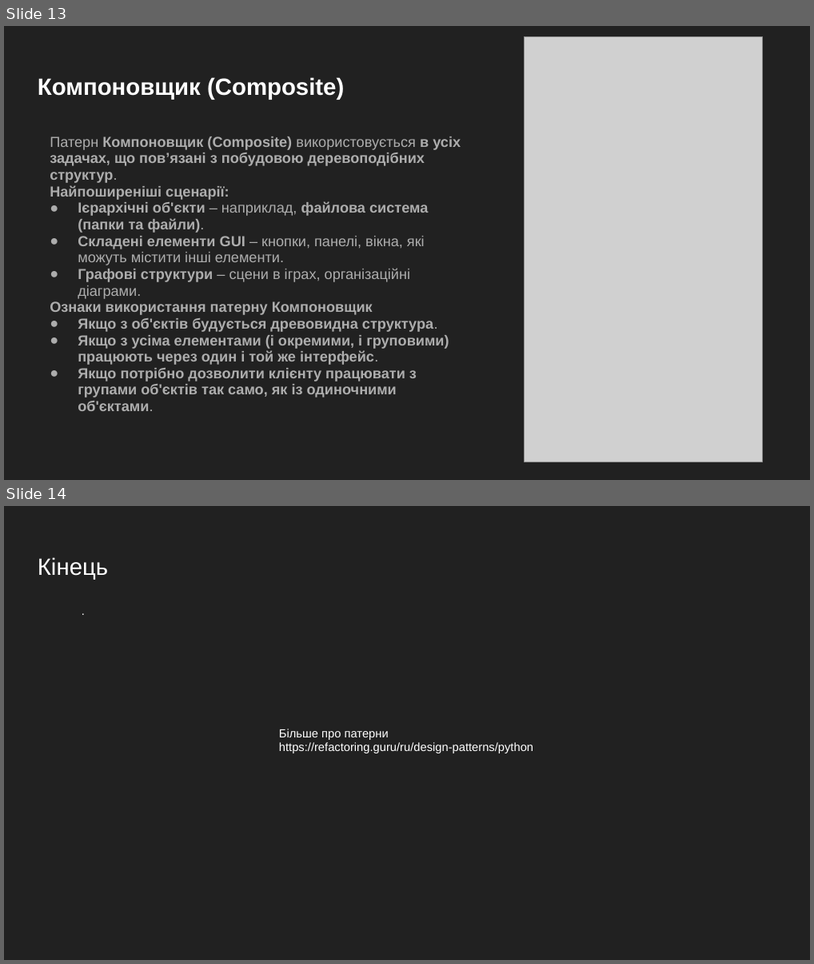
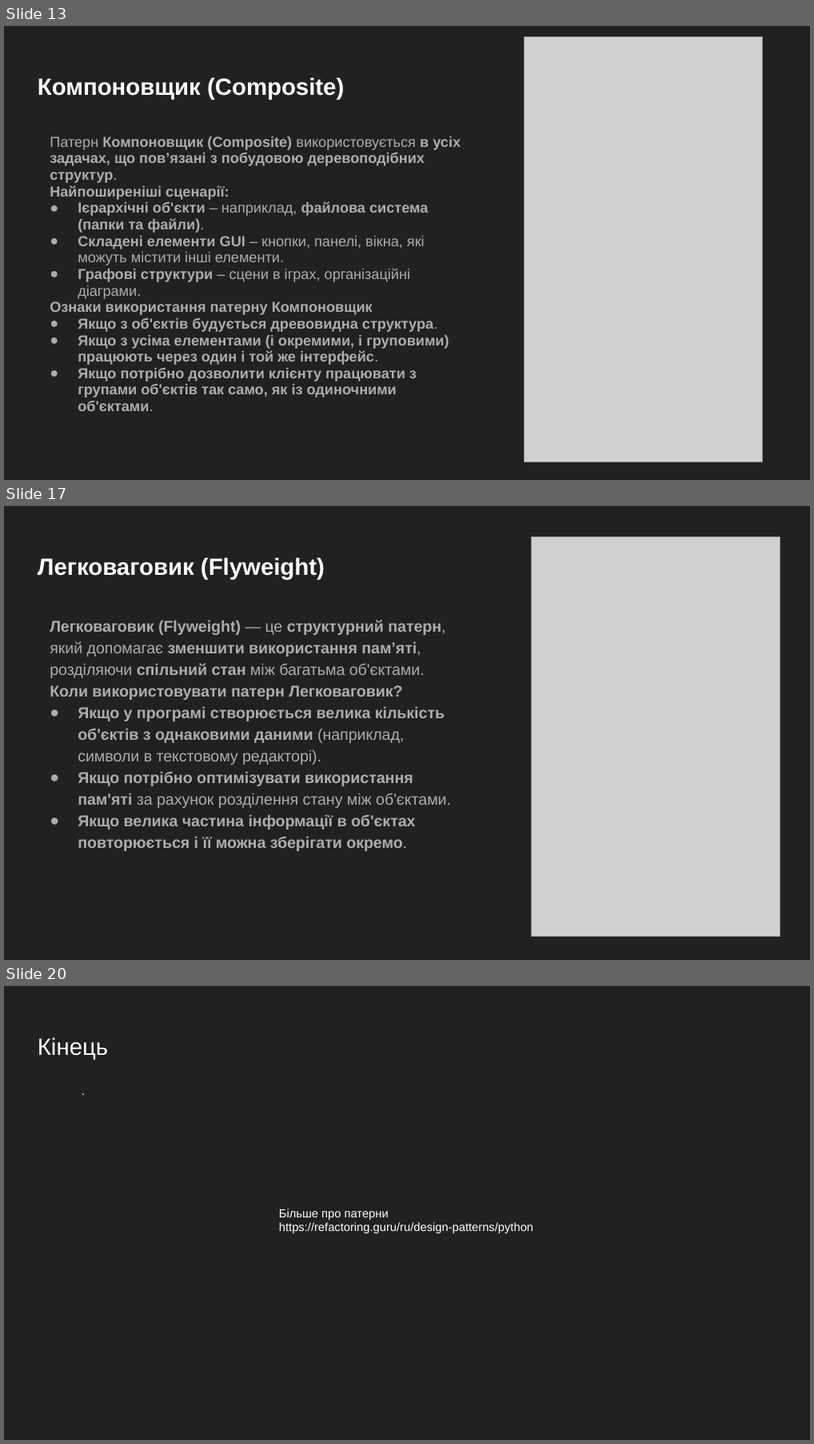
Before and after one commit to GeorgKantsedal/HeorhiiKantsedal.github.io, a slide deck: lectures materials/mmp/MMP6 Design Pattern in Python.pptx. Shown one above the other, each under a label of ours: slides 13 and 14 before the commit, slides 13, 17 and 20 after it; the slides between them are not shown. The pictures are 814x964 and 814x1444 pixels, drawn with LibreOffice and Linux fonts; fonts in the diff are those of the drawing; grey boxes stand for pictures. Boxes give left, top, right and bottom in pixels: in the first picture for what was removed or moved away, otherwise in the second. Text is boxed around its words. In the diff, an @@ line names an element or a change of style, - is before the commit and + after.

```diff
--- a/lectures materials/mmp/MMP6 Design Pattern in Python.pptx
+++ b/lectures materials/mmp/MMP6 Design Pattern in Python.pptx
@@ slide 17 added at bbox=[4, 506, 810, 960], background #212121 @@
@@ picture added at bbox=[531, 537, 780, 936] @@
@@ title added at bbox=[38, 557, 325, 579], 28 pt, text #FFFFFF, bold @@
+Легковаговик (Flyweight)
@@ text added at bbox=[50, 620, 451, 851], 18.7 pt, text #ADADAD, bold @@
+Легковаговик (Flyweight) — це структурний патерн, який допомагає зменшити використання пам’яті, розділяючи спільний стан між багатьма об'єктами.
+Коли використовувати патерн Легковаговик?
+● Якщо у програмі створюється велика кількість об'єктів з однаковими даними (наприклад, символи в текстовому редакторі).
+● Якщо потрібно оптимізувати використання пам'яті за рахунок розділення стану між об'єктами.
+● Якщо велика частина інформації в об'єктах повторюється і її можна зберігати окремо.
@@ what was slide 14 is now slide 20 @@
```
Also in this commit, not shown: 5 other slides added, 1 other file.
